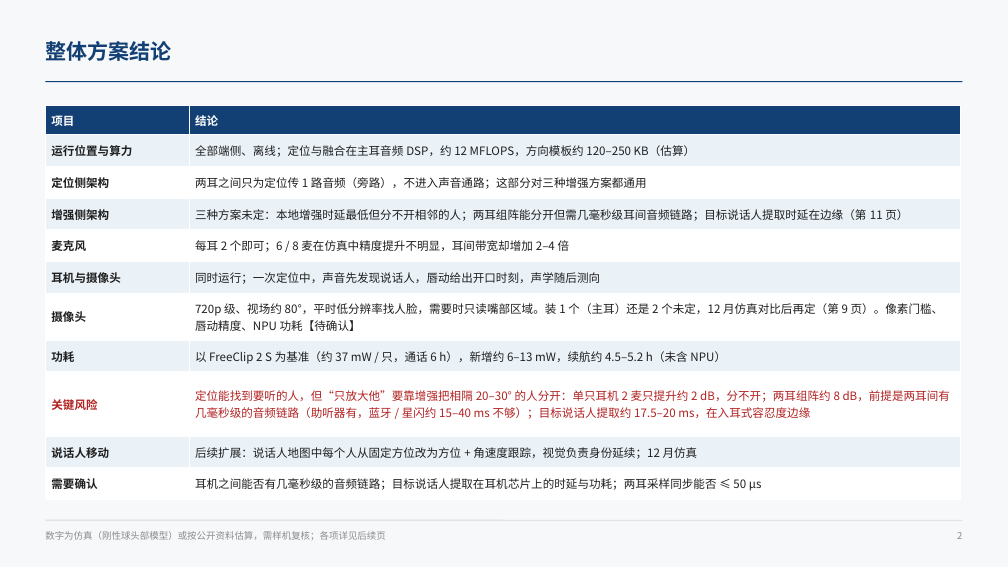
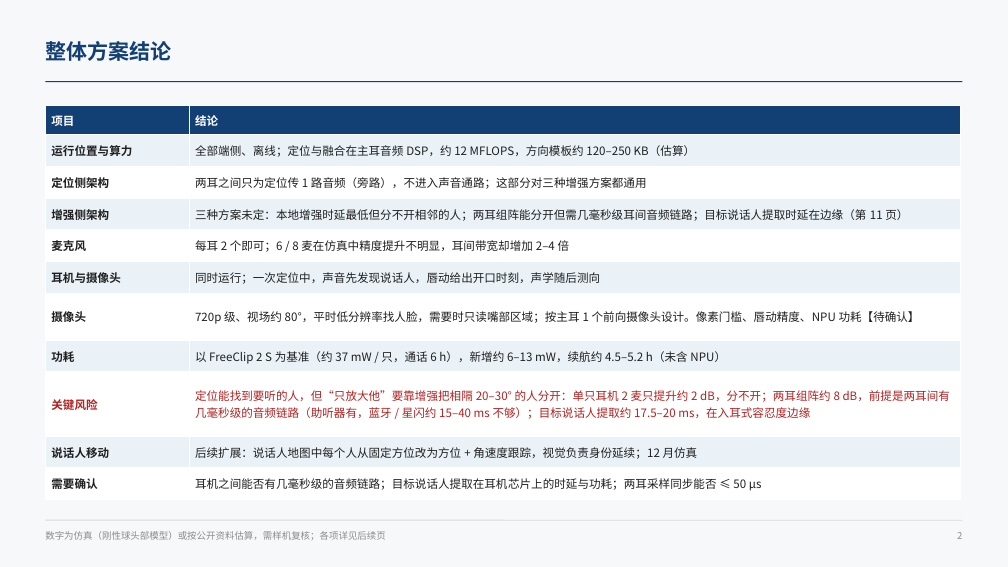
Before and after one commit to ZeroFoxxi/ssl-scene1, a slide deck: slide 2 of 02_耳机声源定位/耳机摄像头听觉辅助_整体设计方案.pptx. Drawn at 1008x567 pixels with LibreOffice and Linux fonts; fonts in the diff are those of the drawing. Boxes give left, top, right and bottom in pixels: in the first picture for what was removed or moved away, otherwise in the second. Text is boxed around its words. In the diff, an @@ line names an element or a change of style, - is before the commit and + after.

```diff
--- a/02_耳机声源定位/耳机摄像头听觉辅助_整体设计方案.pptx
+++ b/02_耳机声源定位/耳机摄像头听觉辅助_整体设计方案.pptx
@@ table at <box>45,106,960,496</box> @@
-row 7, column 2: 720p 级、视场约 80°，平时低分辨率找人脸，需要时只读嘴部区域。装 1 个（主耳）还是 2 个未定，12 月仿真对比后再定（第 9 页）。像素门槛、唇动精度、NPU 功耗【待确认】
+row 7, column 2: 720p 级、视场约 80°，平时低分辨率找人脸，需要时只读嘴部区域；按主耳 1 个前向摄像头设计。像素门槛、唇动精度、NPU 功耗【待确认】
```
Also in this commit, not shown: 3 other slides changed, 4 other files.
